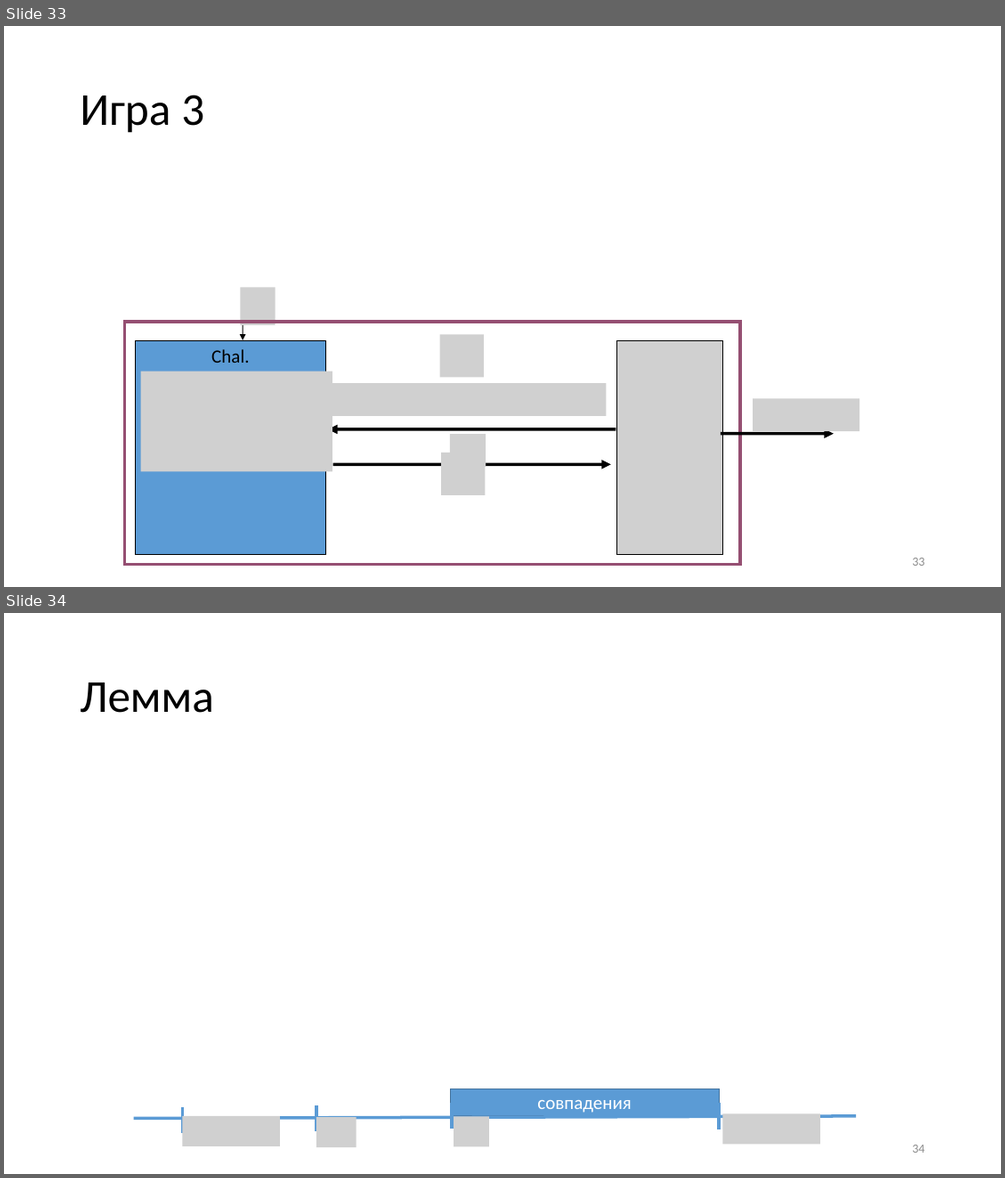
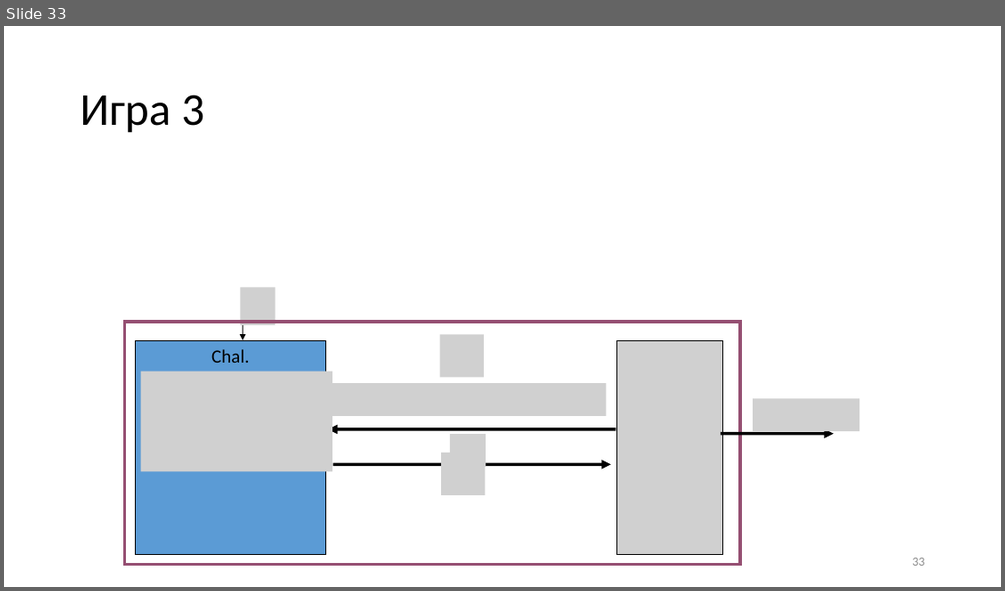
Before and after one commit to CryptoCourse/CryptoLectures, a slide deck: Lectures/Lecture7.pptx. Shown one above the other, each under a label of ours: slides 33 and 34 before the commit, slide 33 after it. The pictures are 1005x1178 and 1005x591 pixels, drawn with LibreOffice and Linux fonts; fonts in the diff are those of the drawing; grey boxes stand for pictures. Boxes give left, top, right and bottom in pixels: in the first picture for what was removed or moved away, otherwise in the second. Text is boxed around its words. In the diff, an @@ line names an element or a change of style, - is before the commit and + after.

```diff
--- a/Lectures/Lecture7.pptx
+++ b/Lectures/Lecture7.pptx
@@ slide 34 removed at (4,613,1001,1174), background #FFFFFF @@
@@ title removed at (80,682,214,713) @@
-Лемма
@@ rectangle removed at (451,1088,720,1116) @@
-совпадения
@@ line removed from (133, 1119) to (857, 1116) @@
@@ line removed from (183, 1107) to (183, 1133) @@
@@ picture removed at (183,1116,280,1146) @@
@@ line removed from (316, 1105) to (316, 1131) @@
@@ picture removed at (316,1117,356,1147) @@
@@ line removed from (452, 1102) to (452, 1128) @@
@@ picture removed at (453,1116,488,1146) @@
@@ line removed from (719, 1103) to (719, 1129) @@
@@ picture removed at (722,1114,820,1144) @@
@@ page number removed at (912,1144,924,1152) @@
-34
```
Also in this commit, not shown: 6 slides changed, 1 other file.
